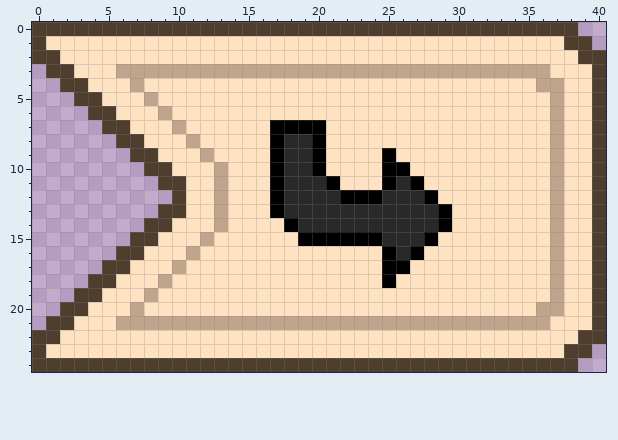
Edited in one commit: pixel-art sprite (public/icons/uiIcon/uiOpener.png). Above: the version before the commit.
The file is 246x150 pixels, drawn in blocks of 6x6; one block is one cell here.
After:
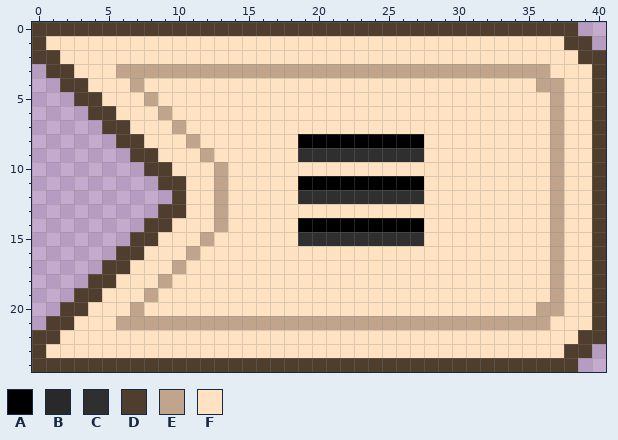
Palette (. is transparent): A #000000  B #292929  C #2f2f2f  D #4f3e2e  E #c0a58c  F #ffe2c1
Diff:
Colour B gives way to colour A in row 8 at x 19; in row 11 at x 19 to 20 and 26; in row 14 at x 19 to 27.
Colour F gives way to colour A in row 8 at x 21 to 27; in row 11 at x 22 to 24.
Colour A gives way to colour C in row 9 at x 20 and 25; in row 12 at x 22 to 24; in row 15 at x 19 to 24.
Colour B gives way to colour C in row 9 at x 19; in row 12 at x 19 to 21 and 25 to 27; in row 15 at x 25 to 27.
Colour F gives way to colour C in row 9 at x 21 to 24 and 26 to 27.
Colour A gives way to colour F in row 7 at x 17 to 20; in rows 8 to 9 at x 17; in row 10 at x 17, 20 and 25 to 26; in row 11 at x 17; in row 12 at x 17 and 28; in row 13 at x 17 and 29.
Colour A gives way to colour F in row 14 at x 18 and 29; in row 15 at x 28; in row 16 at x 25 and 27; in row 17 at x 25 to 26; in row 18 at x 25.
Colour B gives way to colour F in rows 8 to 9 at x 18; in row 10 at x 18 to 19; in rows 11 to 12 at x 18; in row 13 at x 18 to 28; in row 14 at x 28; in row 16 at x 26.
Where, in picture pixels (left, top, right, bottom), the same in both pictures:
changed: (270, 120, 452, 288)
